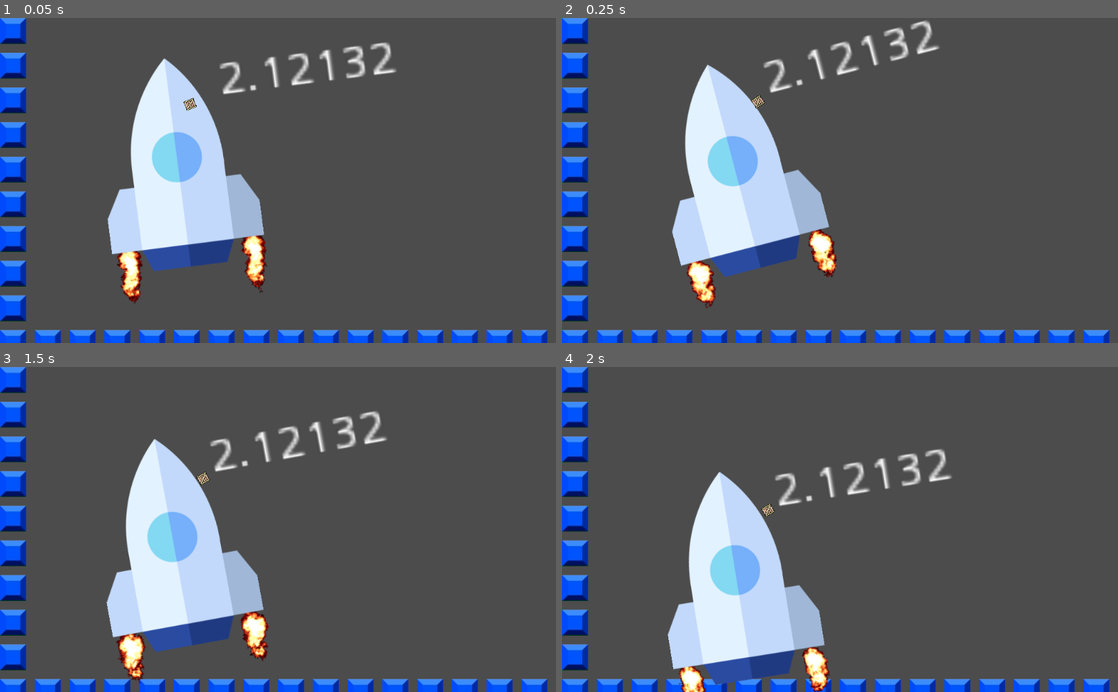
Above: before the commit, frames 1-4 (two rows, left to right).
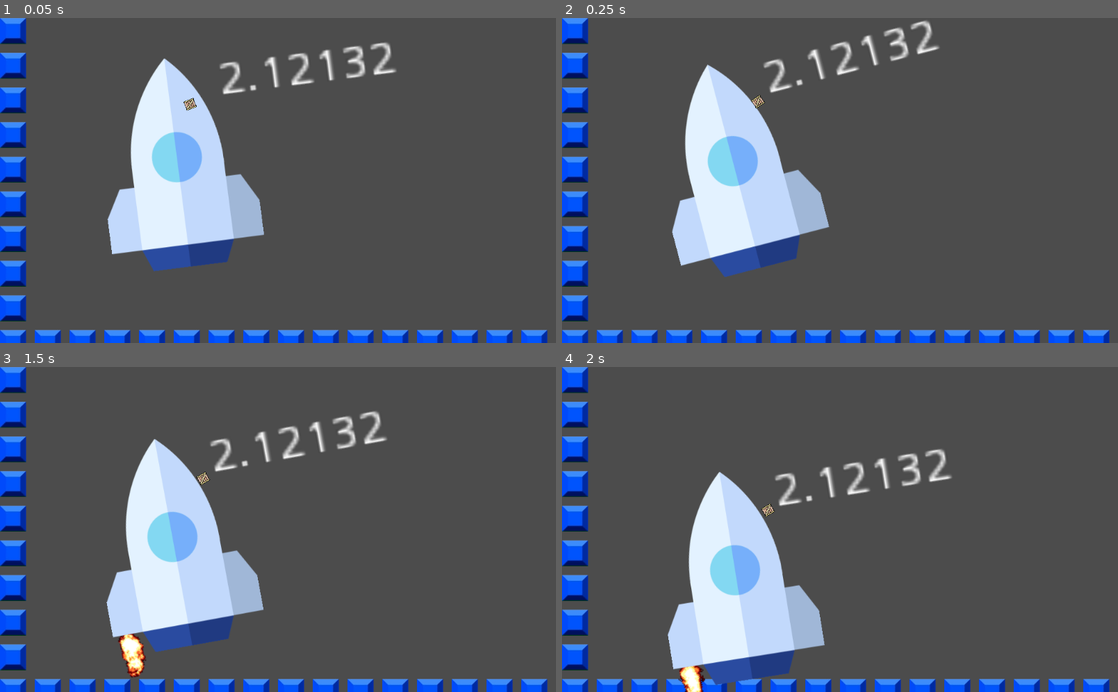
Above: after the commit, the same moments.

Repository: paul-asvb/raekaetae
Game: Godot game, scene res://src/levels/TestLevel.tscn
Same seed, same stepped clock (60 frames per second), same inputs: the game is played once before the commit and once after it.
Inputs:
- Up to frame 1 (0.05 s): no input
- Up to frame 2 (0.25 s): no input
- Up to frame 3 (1.5 s): hold Right (move_right) 0.53-1.28 s; hold A (move_left) from 1.28 s (still down)
- Up to frame 4 (2 s): keep holding A (move_left)

The runs differ from the first frame. In frame 1, 1.0% of the frame differs, in the area x 21-48%, y 66-88%; in frame 2, 1.0%; in frame 3, 1.0%; in frame 4, 0.7%.

Commit message:
dyamic visibility for the rocket

Diff:
--- a/project.godot
+++ b/project.godot
@@ -38,6 +38,11 @@
 , Object(InputEventKey,"resource_local_to_scene":false,"resource_name":"","device":0,"alt":false,"shift":false,"control":false,"meta":false,"command":false,"pressed":false,"scancode":68,"unicode":0,"echo":false,"script":null)
  ]
 }
+thrust={
+"deadzone": 0.5,
+"events": [ Object(InputEventKey,"resource_local_to_scene":false,"resource_name":"","device":0,"alt":false,"shift":false,"control":false,"meta":false,"command":false,"pressed":false,"scancode":32,"unicode":0,"echo":false,"script":null)
+ ]
+}
 
 [layer_names]
 
--- a/src/actors/Player.gd
+++ b/src/actors/Player.gd
@@ -4,18 +4,27 @@
 var force := 3
 
 func _physics_process(delta: float) -> void:
+	get_node("fireRight").visible = false
+	get_node("fireLeft").visible = false
 
 	var left :=  Input.get_action_strength("move_left")
 	var right :=  Input.get_action_strength("move_right")
+
 	var boosterForce = Vector2(-0,100)
 	if right ==	 1 :
+		get_node("fireRight").visible = true
+
 		var offsetRight := Vector2(-0,100)
 		add_force(offsetRight,boosterForce)
 	if left ==	 1 :
+		get_node("fireLeft").visible = true
+
 		var offsetleft := Vector2(-0,100)
 		add_force(offsetleft,boosterForce)
 
 	linear_velocity = velocityMax.clamped(3)
+
+
 
 	#add_force(Vector2(0,0),Vector2(0,2))
 
--- a/src/actors/Player.tscn
+++ b/src/actors/Player.tscn
@@ -317,20 +317,22 @@
 collision_mask = 2
 script = ExtResource( 2 )
 
-[node name="AnimatedSprite" type="AnimatedSprite" parent="."]
+[node name="fireLeft" type="AnimatedSprite" parent="."]
+visible = false
 position = Vector2( -112.667, 204 )
 rotation = 3.14159
 scale = Vector2( 2, 2 )
 frames = SubResource( 61 )
-frame = 28
+frame = 17
 playing = true
 
-[node name="AnimatedSprite2" type="AnimatedSprite" parent="."]
+[node name="fireRight" type="AnimatedSprite" parent="."]
+visible = false
 position = Vector2( 117.333, 207.333 )
 rotation = 3.14159
 scale = Vector2( 2, 2 )
 frames = SubResource( 61 )
-frame = 27
+frame = 16
 playing = true
 
 [node name="rakete" type="Sprite" parent="."]
